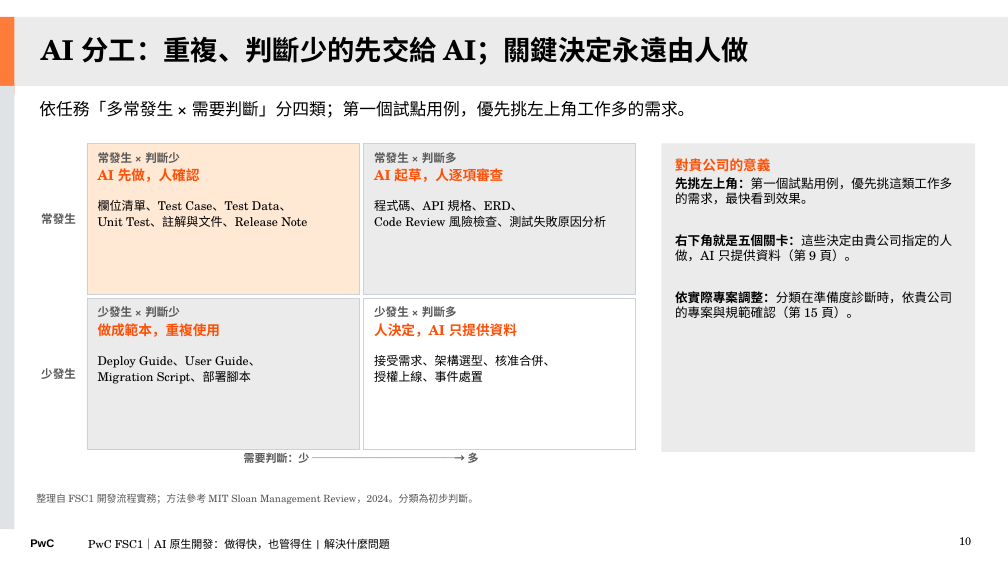
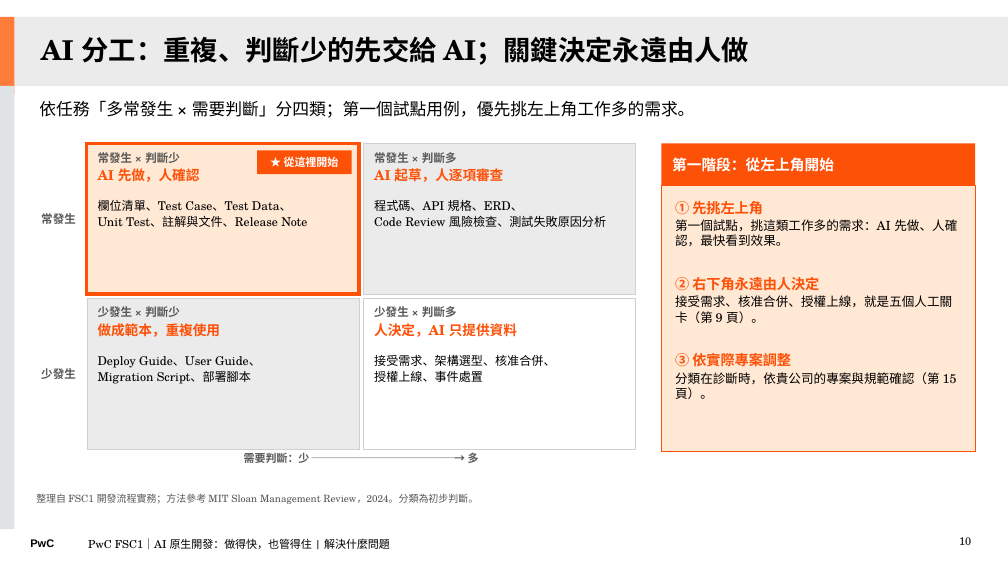
Before and after one commit to Robshao/PwC_FSC1, a slide deck: slide 10 of research/ai-native-sdlc/AI原生開發_做得快也管得住_客戶版.pptx. Drawn at 1008x567 pixels with LibreOffice and Linux fonts; fonts in the diff are those of the drawing. Boxes give left, top, right and bottom in pixels: in the first picture for what was removed or moved away, otherwise in the second. Text is boxed around its words. In the diff, an @@ line names an element or a change of style, - is before the commit and + after.

```diff
--- a/research/ai-native-sdlc/AI原生開發_做得快也管得住_客戶版.pptx
+++ b/research/ai-native-sdlc/AI原生開發_做得快也管得住_客戶版.pptx
@@ rectangle at [87, 144, 359, 294]: outline #CBD1D6 0.75 pt to #FD5108 3 pt @@
@@ rectangle added at [662, 144, 975, 186], fill #FD5108, 14 pt, text #FFFFFF, bold @@
+第一階段：從左上角開始
@@ rectangle added at [257, 150, 352, 175], fill #FD5108, 10.5 pt, text #FFFFFF, bold @@
+★ 從這裡開始
@@ rectangle "① 先挑左上角": place and size @@
-rectangle "① 先挑左上角" at [662, 144, 975, 452]
+rectangle "① 先挑左上角" at [662, 185, 975, 451]
@@ rectangle "① 先挑左上角" at [662, 185, 975, 451]: fill #EBEBEB to #FFE8D4; outline none to #FD5108 0.75 pt @@
@@ text in rectangle at [675, 201, 957, 399]: text changed @@
-對貴公司的意義
-先挑左上角：第一個試點用例，優先挑這類工作多的需求，最快看到效果。
-右下角就是五個關卡：這些決定由貴公司指定的人做，AI 只提供資料（第 9 頁）。
-依實際專案調整：分類在準備度診斷時，依貴公司的專案與規範確認（第 15 頁）。
+① 先挑左上角
+第一個試點，挑這類工作多的需求：AI 先做、人確認，最快看到效果。
+② 右下角永遠由人決定
+接受需求、核准合併、授權上線，就是五個人工關卡（第 9 頁）。
+③ 依實際專案調整
+分類在診斷時，依貴公司的專案與規範確認（第 15 頁）。
```
Also in this commit, not shown: 11 other slides changed, 7 other files.
